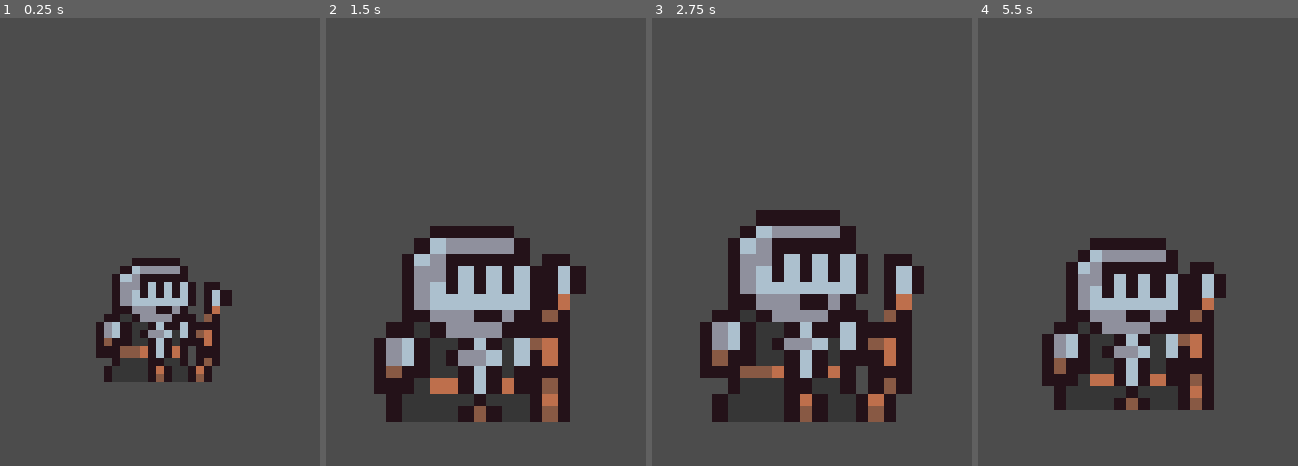
Above: before the commit, frames 1-4 (left to right).
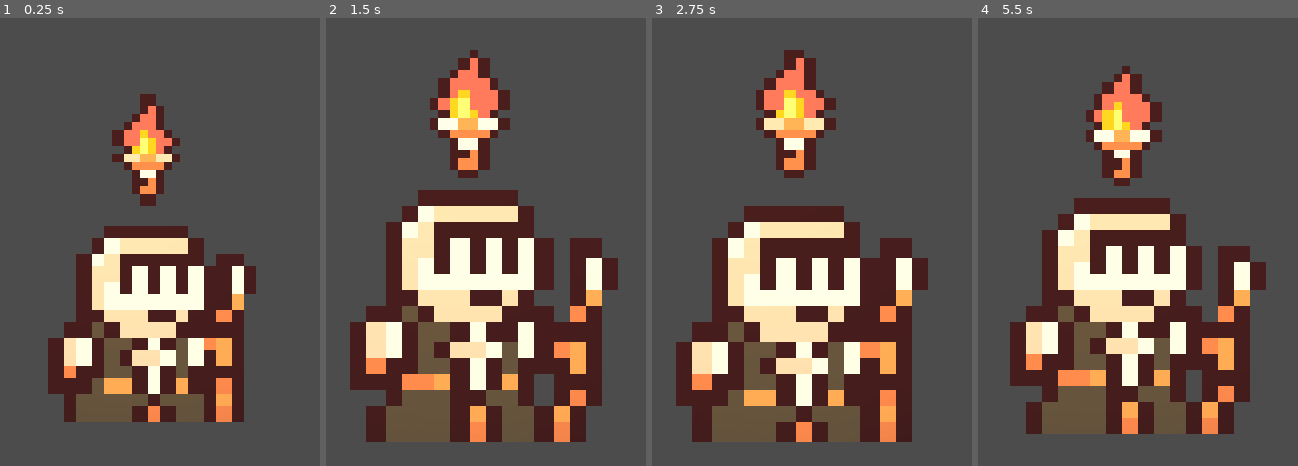
Above: after the commit, the same moments.

Repository: Lexxn0x3/Dungeons_and_Dragons
Game: Godot game, scene res://Player/Player.tscn
Two runs of this game, one before a commit and one after it. Both use one fixed random seed, a clock stepped at 60 frames per second and the inputs below. This scene is started directly instead of the project's main scene.
Inputs:
- Up to frame 1 (0.25 s): no input
- Up to frame 2 (1.5 s): hold Right (ui_right) 0.53-1.28 s; hold C (camera_zoom_in) 0.53-1.28 s; hold Down (ui_down) from 1.28 s (still down); tap X (camera_zoom_out) at 1.35 s
- Up to frame 3 (2.75 s): release Down (ui_down) at 2.03 s; hold Right (ui_right) from 2.03 s (still down); hold Ctrl (walk_slow) from 2.03 s (still down)
- Up to frame 4 (5.5 s): release Right (ui_right) at 2.78 s; release Ctrl (walk_slow) at 2.78 s; hold Up (ui_up) 2.78-3.53 s; tap C (camera_zoom_in) at 2.85 s; hold X (camera_zoom_out) 3.53-4.28 s; hold Left (ui_left) 3.53-5.03 s; tap Ctrl (walk_slow) at 4.35 s; hold Down (ui_down) from 5.03 s (still down); hold C (camera_zoom_in) from 5.03 s (still down)

The runs differ from the first frame. In frame 1, 26% of the frame differs, in the area x 15-80%, y 16-91%; in frame 2, 41%, in the area x 7-92%, y 7-95%; in frame 3, 37%; in frame 4, 36%.

Commit message:
Light Script Pplayer Camera fix

Diff:
--- a/Game GoDot/Assets/Wall Torch/Torch.gd
+++ b/Game GoDot/Assets/Wall Torch/Torch.gd
@@ -5,6 +5,7 @@
 export var FlipHorizontal = false
 export var EditorOn = true
 export var NoSprite = false
+export var DefaultOn = false
 # Declare member variables here. Examples:
 # var a = 2
 # var b = "text"
@@ -15,7 +16,10 @@
 	pass
 
 func _enter_tree():
-	get_node("Light2D").hide()
+	if DefaultOn:
+		get_node("Light2D").show()
+	else:
+		get_node("Light2D").hide()
 	if NoSprite == true:
 		get_node("Torch").hide()
 		get_node("Side Torch").hide()
--- a/Game GoDot/Assets/Wall Torch/Torch.tscn
+++ b/Game GoDot/Assets/Wall Torch/Torch.tscn
@@ -45,13 +45,14 @@
 [node name="Torch" type="AnimatedSprite" parent="."]
 frames = SubResource( 1 )
 animation = "burning"
+frame = 2
 playing = true
 
 [node name="Side Torch" type="AnimatedSprite" parent="."]
 visible = false
 frames = SubResource( 2 )
 animation = "burning"
-frame = 1
+frame = 3
 playing = true
 
 [node name="Light2D" type="Light2D" parent="."]
--- a/Game GoDot/MainMenu/MainMenu.tscn
+++ b/Game GoDot/MainMenu/MainMenu.tscn
@@ -151,6 +151,7 @@
 }
 
 [node name="Network" type="Control" parent="."]
+visible = false
 anchor_left = 1.0
 anchor_right = 1.0
 anchor_bottom = 1.0
--- a/Game GoDot/Maps/The Dark Pit of Gothmog of Udun/The Dark Pit of Gothmog of Udun.tscn
+++ b/Game GoDot/Maps/The Dark Pit of Gothmog of Udun/The Dark Pit of Gothmog of Udun.tscn
@@ -345,20 +345,20 @@
 tile_data = PoolIntArray( -720913, 0, 0, -720912, 0, 2, -720911, 0, 2, -720910, 0, 2, -720909, 0, 3, -655377, 0, 65536, …(1562 unchanged characters)…
 
 [node name="StaticBody2D" parent="." instance=ExtResource( 7 )]
-position = Vector2( 195.7, -181.704 )
+position = Vector2( 252.333, -239.28 )
 scale = Vector2( 2.5, 2.5 )
 
 [node name="StaticBody2D2" parent="." instance=ExtResource( 7 )]
-position = Vector2( 694.023, -330.098 )
-scale = Vector2( 2.5, 2.5 )
+position = Vector2( 691.901, -349.19 )
+scale = Vector2( 2.5, 2.5 )
+SideTorch = true
 
 [node name="StaticBody2D3" parent="." instance=ExtResource( 7 )]
-position = Vector2( 384.3, -230.12 )
-scale = Vector2( 2.5, 2.5 )
-SideTorch = true
+position = Vector2( 449.678, -229.873 )
+scale = Vector2( 2.5, 2.5 )
 
 [node name="StaticBody2D5" parent="." instance=ExtResource( 7 )]
-position = Vector2( 181.838, -298.888 )
+position = Vector2( 178.063, -297.708 )
 scale = Vector2( 2.5, 2.5 )
 SideTorch = true
 
@@ -367,8 +367,10 @@
 scale = Vector2( 2.5, 2.5 )
 
 [node name="LightOccluder2D" type="LightOccluder2D" parent="."]
+light_mask = 0
 position = Vector2( 3.02151, -39.2748 )
 occluder = SubResource( 15 )
+light_mask = 0
 
 [node name="LightOccluder2D2" type="LightOccluder2D" parent="."]
 position = Vector2( 3.39563, -40.1432 )
--- a/Game GoDot/Player/Player.tscn
+++ b/Game GoDot/Player/Player.tscn
@@ -6,6 +6,7 @@
 [ext_resource path="res://Textures/2D Pixel Dungeon Asset Pack/Character_animation/priests_idle/priest1/v1/priest1_v1_4.png" type="Texture" id=4]
 [ext_resource path="res://Textures/2D Pixel Dungeon Asset Pack/Character_animation/priests_idle/priest1/v1/priest1_v1_3.png" type="Texture" id=5]
 [ext_resource path="res://Textures/2D Pixel Dungeon Asset Pack/Character_animation/priests_idle/priest1/v1/priest1_v1_2.png" type="Texture" id=6]
+[ext_resource path="res://Assets/Wall Torch/Torch.tscn" type="PackedScene" id=7]
 
 [sub_resource type="SpriteFrames" id=1]
 animations = [ {
@@ -22,6 +23,7 @@
 radius = 83.7495
 
 [node name="Player" type="KinematicBody2D"]
+scale = Vector2( 0.5, 0.5 )
 script = ExtResource( 2 )
 
 [node name="AnimatedSprite" type="AnimatedSprite" parent="."]
@@ -29,7 +31,7 @@
 scale = Vector2( 5, 5 )
 z_index = 2
 frames = SubResource( 1 )
-frame = 1
+frame = 3
 playing = true
 
 [node name="CollisionShape2D" type="CollisionShape2D" parent="."]
@@ -44,7 +46,16 @@
 __meta__ = {
 "_editor_description_": ""
 }
+zoomDefault = 0.3
+zoomMax = 2.0
 
-[node name="Torch Collision" type="CollisionShape2D" parent="."]
+[node name="Area2D" type="Area2D" parent="."]
+
+[node name="Torch Collision" type="CollisionShape2D" parent="Area2D"]
 light_mask = 65536
 shape = SubResource( 3 )
+
+[node name="Torch" parent="." instance=ExtResource( 7 )]
+position = Vector2( -4.94975, -63.6396 )
+scale = Vector2( 3, 3 )
+DefaultOn = true
--- a/Game GoDot/Player/PlayerCamera.gd
+++ b/Game GoDot/Player/PlayerCamera.gd
@@ -1,6 +1,6 @@
 extends Camera2D
 export var zoomSpeed = 1           #exported variables
-export var zoomDefault = 1
+export var zoomDefault = 0.5
 export var zoomMax = 4.1
 export var zoomMin = 0.1
 
Not shown: 1 places in Game GoDot/Player/Player.tscn that only renumber resources
